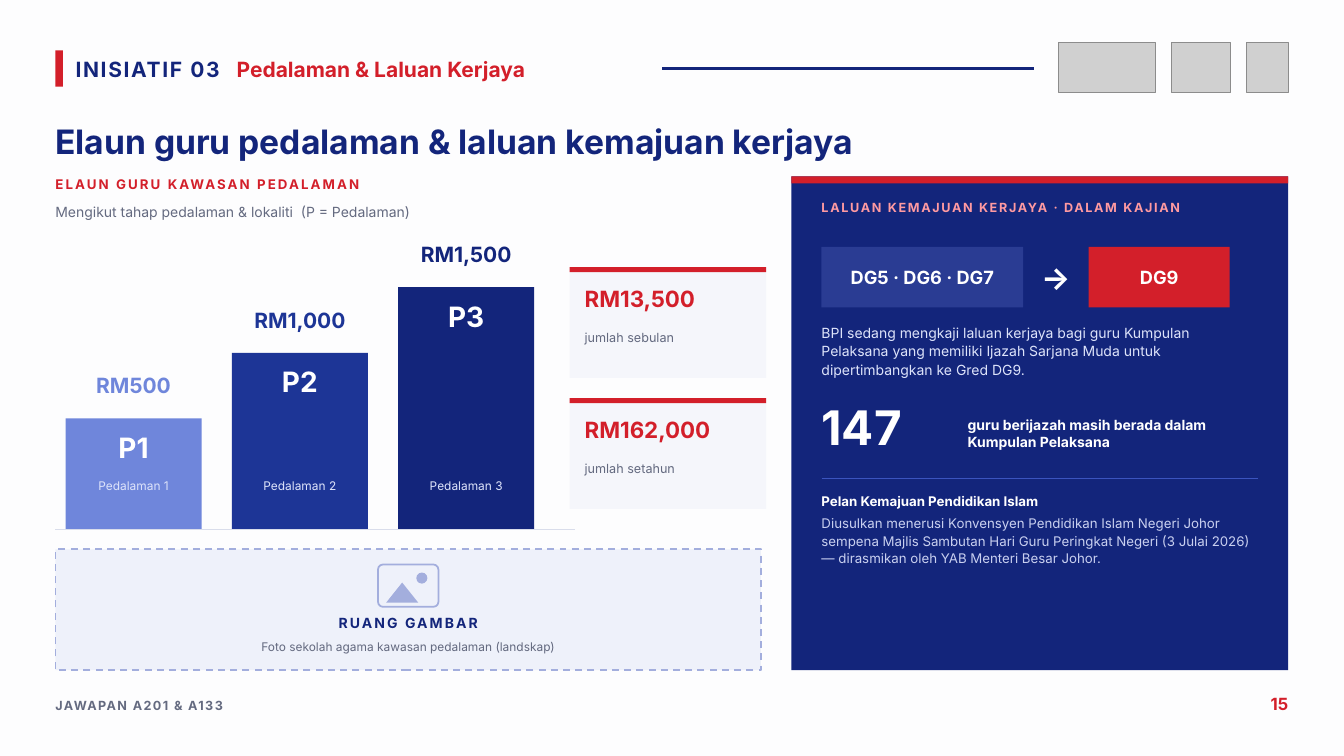
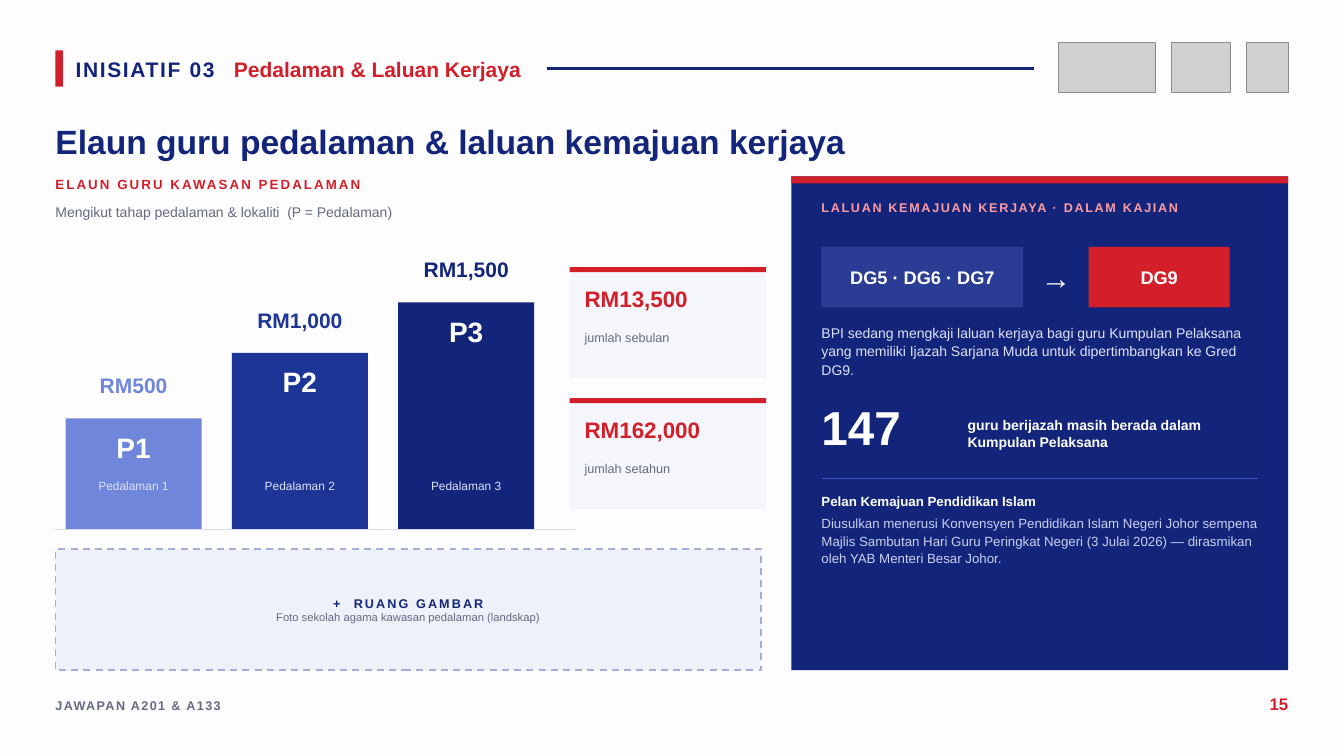
Before and after one commit to nawaljoe/Nawal, a slide deck: slide 15 of infografik-belanjawan-2027/Infografik_Jawapan_A201_A133_Belanjawan2027.pptx. Drawn at 1344x756 pixels with LibreOffice and Linux fonts; fonts in the diff are those of the drawing; grey boxes stand for pictures. Boxes give left, top, right and bottom in pixels: in the first picture for what was removed or moved away, otherwise in the second. Text is boxed around its words. In the diff, an @@ line names an element or a change of style, - is before the commit and + after.

```diff
--- a/infografik-belanjawan-2027/Infografik_Jawapan_A201_A133_Belanjawan2027.pptx
+++ b/infografik-belanjawan-2027/Infografik_Jawapan_A201_A133_Belanjawan2027.pptx
@@ line moved from (662, 69) - (1034, 69) to (546, 69) - (1034, 69) @@
@@ text "RM1,500": place and size @@
-text "RM1,500" at [421, 246, 512, 266]
+text "RM1,500" at [424, 262, 509, 281]
@@ font Inter to Arial in 26 elements at [76, 61, 521, 81], [55, 129, 845, 161], [55, 176, 751, 207], [55, 207, 392, 220], [116, 439, 150, 458], [98, 481, 169, 490], [100, 378, 168, 393], [283, 372, 317, 392], [265, 481, 335, 490], [257, 313, 342, 332], [431, 481, 502, 490], [585, 291, 688, 311], [585, 333, 669, 345], [585, 422, 700, 442], [585, 464, 670, 476], [822, 200, 1258, 230], [850, 271, 994, 284], [821, 328, 1241, 375], [821, 412, 900, 445], [968, 420, 1201, 450], [821, 496, 1258, 563], [55, 698, 761, 728], [1270, 698, 1289, 710], [449, 322, 483, 343], [424, 262, 509, 281], [1028, 247, 1084, 308] @@
@@ text "P3": place and size @@
-text "P3" at [448, 306, 484, 328]
+text "P3" at [449, 322, 483, 343]
@@ rectangle: place and size @@
-rectangle at [398, 287, 534, 529]
+rectangle at [398, 302, 534, 529]
@@ rectangle "+ RUANG GAMBAR": place and size @@
-rectangle "+ RUANG GAMBAR" at [261, 642, 555, 654]
+rectangle "+ RUANG GAMBAR" at [55, 549, 761, 670]
@@ rectangle "+ RUANG GAMBAR" at [55, 549, 761, 670]: vertical alignment top to middle; fill none to #EEF1FA; outline none to #A3AEDD 1.25 pt dashed @@
@@ rectangle removed at [55, 549, 761, 670] @@
@@ rounded rectangle removed at [378, 565, 439, 607] @@
@@ text in rectangle at [354, 599, 483, 608]: paragraph added @@
++ RUANG GAMBAR
@@ triangle removed at [386, 583, 418, 603] @@
@@ ellipse removed at [416, 573, 427, 584] @@
@@ text in rectangle at [276, 613, 539, 624]: size 8.5 to 8 pt, font Inter to Arial in "Foto sekolah agama kawasan pedalaman (landskap)" @@
@@ text removed at [339, 617, 398, 628] @@
-RUANG GAMBAR
```
Also in this commit, not shown: 17 other slides changed, 5 other files.
